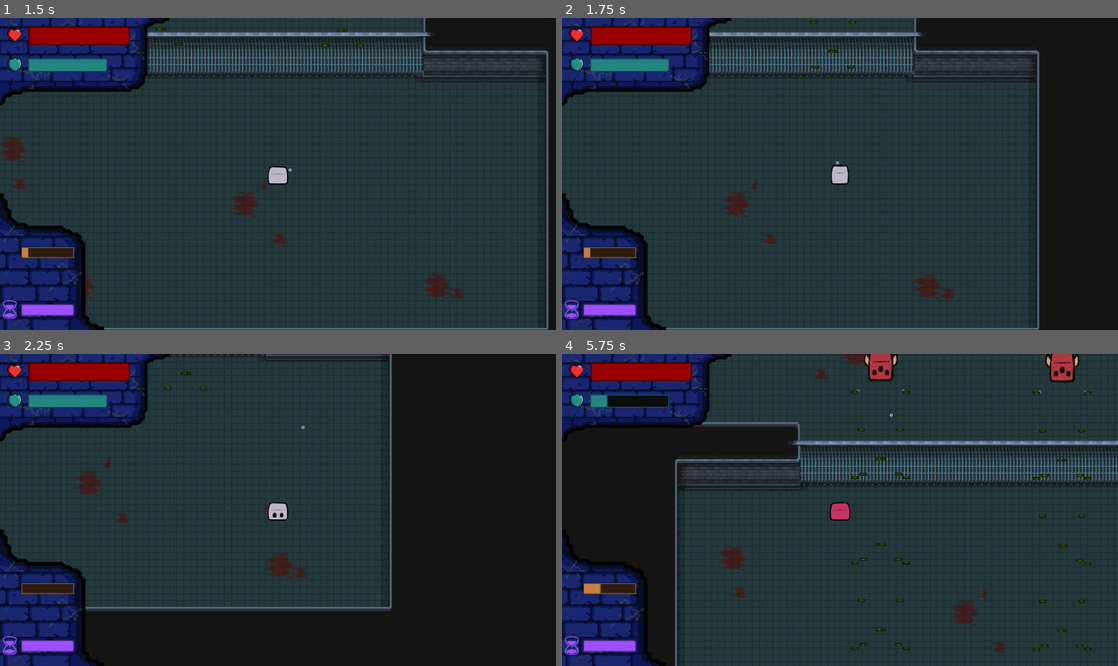
Above: before the commit, frames 1-4 (two rows, left to right).
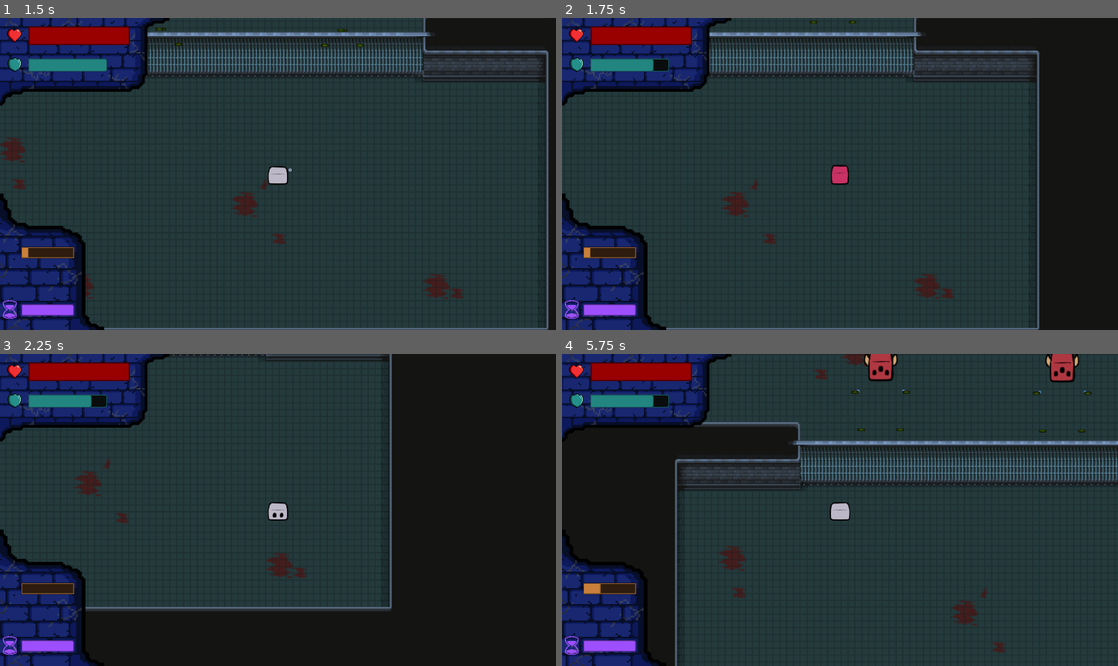
Above: after the commit, the same moments.

Repository: TheMilanMiracle/pyramid-scam-games-game
Game: Godot game, scene res://scenes/UI/main_menu.tscn
Same seed, same stepped clock (60 frames per second), same inputs: the game is played once before the commit and once after it. The engine's default icon, where the game draws it, is replaced by a stand-in: a white triangle on a blue panel in a dark square.
Inputs (mouse positions are in pixels of both pictures, inside the frame that each line leads up to):
- Up to frame 1 (1.5 s): click "Start" at 0.5 s; tap Enter at 1.25 s; move the mouse to (400, 158) at 1.27 s; hold D (right) from 1.28 s (still down); hold F (force) from 1.28 s (still down); click (400, 158) at 1.42 s
- Up to frame 2 (1.75 s): keep holding D (right); keep holding F (force)
- Up to frame 3 (2.25 s): move the mouse to (166, 525) at 2.02 s; release D (right) at 2.03 s; release F (force) at 2.03 s; hold S (down) from 2.03 s (still down); tap E (select) at 2.1 s
- Up to frame 4 (5.75 s): move the mouse to (895, 441) at 2.77 s; release S (down) at 2.78 s; hold D (right) 2.78-3.53 s; hold F (force) 2.78-3.53 s; tap Space at 3.5 s; move the mouse to (812, 572) at 3.52 s; hold W (up) 3.53-4.28 s; tap E (select) at 3.6, 5.1 s; click (812, 572) at 3.67 s; move the mouse to (650, 357) at 4.27 s; hold F (force) 4.28-5.03 s; hold A (left) from 4.28 s (still down); click (650, 357) at 4.42 s; move the mouse to (673, 366) at 5.02 s; click (673, 366) at 5.17 s

Frame 1 is identical in both runs. In frame 2, 0.3% of the frame differs, in the area x 16-53%, y 10-54%; in frame 3, 0.1%; in frame 4, 0.9%, in the area x 8-96%, y 13-96%.

Commit message:
Fix collision enemy-enemyBullets and walls-enemyBullets

Diff:
--- a/juego-single/scenes/entities/bullet.tscn
+++ b/juego-single/scenes/entities/bullet.tscn
@@ -7,7 +7,8 @@
 radius = 7.0
 
 [node name="bullet" type="Area2D"]
-collision_mask = 2
+collision_layer = 17
+collision_mask = 7
 script = ExtResource("1_063qn")
 
 [node name="CollisionShape2D" type="CollisionShape2D" parent="."]
--- a/juego-single/scenes/entities/enemy.tscn
+++ b/juego-single/scenes/entities/enemy.tscn
@@ -59,7 +59,7 @@
 
 [node name="Enemy" type="RigidBody2D"]
 position = Vector2(534, 153)
-collision_layer = 2
+collision_layer = 4
 collision_mask = 15
 gravity_scale = 0.0
 script = ExtResource("1_j2uv2")
--- a/juego-single/scenes/entities/enemy_bullet.tscn
+++ b/juego-single/scenes/entities/enemy_bullet.tscn
@@ -11,6 +11,7 @@
 light_mask = 8
 visibility_layer = 15
 collision_layer = 17
+collision_mask = 7
 script = ExtResource("1_gqclq")
 
 [node name="CollisionShape2D" type="CollisionShape2D" parent="."]
--- a/juego-single/scenes/rooms/basic_level.tscn
+++ b/juego-single/scenes/rooms/basic_level.tscn
@@ -1,9 +1,10 @@
-[gd_scene load_steps=11 format=4 uid="uid://cgwaw01x5qcir"]
+[gd_scene load_steps=14 format=4 uid="uid://cgwaw01x5qcir"]
 
 [ext_resource type="Texture2D" uid="uid://g4gccmvgw4a8" path="res://assets/Pixel Crawler - FREE - 1.8/Pixel Crawler - FREE - 1.8/Environment/Dungeon Prison/Assets/Tiles.png" id="1_8jkdo"]
 [ext_resource type="Script" path="res://scenes/rooms/basic_level.gd" id="1_ma6bm"]
 [ext_resource type="Texture2D" uid="uid://dstaw6c2vfp4s" path="res://assets/Pixel Crawler - FREE - 1.8/Pixel Crawler - FREE - 1.8/Environment/Dungeon Prison/Assets/Props.png" id="2_md2kn"]
 [ext_resource type="PackedScene" uid="uid://8bkc5iqcovta" path="res://scenes/entities/enemy.tscn" id="3_b78qf"]
+[ext_resource type="Script" path="res://scripts/entities/bullets_killzone.gd" id="4_gbh2k"]
 [ext_resource type="Script" path="res://scripts/entities/victory_goal.gd" id="5_0x4ko"]
 
 [sub_resource type="TileSetAtlasSource" id="TileSetAtlasSource_a8hee"]
@@ -906,6 +907,12 @@
 sources/1 = SubResource("TileSetAtlasSource_d6hey")
 sources/2 = SubResource("TileSetAtlasSource_pb0ui")
 
+[sub_resource type="RectangleShape2D" id="RectangleShape2D_hrqh3"]
+size = Vector2(695.667, 23)
+
+[sub_resource type="RectangleShape2D" id="RectangleShape2D_2q2dy"]
+size = Vector2(399.833, 22.3333)
+
 [sub_resource type="RectangleShape2D" id="RectangleShape2D_0vf26"]
 size = Vector2(83, 143)
 
@@ -917,6 +924,17 @@
 scale = Vector2(3, 3)
 tile_map_data = PackedByteArray("AAD6//n/AgAVAAEAAAD6//r/AgAVAAEAAAD6//v/AgAVAAEAAAD6//z/AgAVAAEAAAD6//3/AgAVAAEAAAD6// …(90192 unchanged characters)…
 tile_set = SubResource("TileSet_xsfen")
+
+[node name="Area2D" type="Area2D" parent="TileMapLayer"]
+script = ExtResource("4_gbh2k")
+
+[node name="CollisionPolygon2D" type="CollisionPolygon2D" parent="TileMapLayer/Area2D"]
+position = Vector2(-10.6667, -26)
+polygon = PackedVector2Array(10.3333, 12, 10.3333, 234.333, 154.667, 234.333, 154.667, 298.333, 10.6667, 298.333, 11, 602, 698.667, 602, 698.667, 298.333, 555.667, 298.333, 555.667, 234.333, 698.667, 234.333, 698.667, 10.3333, 721.333, 10.3333, 721.333, 639, -18.6667, 639.333, -18.3333, 11.6667)
+
+[node name="CollisionShape2D" type="CollisionShape2D" parent="TileMapLayer/Area2D"]
+position = Vector2(343.833, -25.5)
+shape = SubResource("RectangleShape2D_hrqh3")
 
 [node name="TileMapLayer2" type="TileMapLayer" parent="."]
 z_index = 1
@@ -934,6 +952,13 @@
 tile_map_data = PackedByteArray("AAAJAA4AAgAJAAcAAAAJAA8AAgAJAAgAAAAJABAAAgAJAAkAAAAJABEAAgAJAAoAAAAKAA4AAgAJAAcAAAAKAA …(1616 unchanged characters)…
 tile_set = SubResource("TileSet_xsfen")
 
+[node name="Area2D" type="Area2D" parent="TileMapLayer4"]
+script = ExtResource("4_gbh2k")
+
+[node name="CollisionShape2D" type="CollisionShape2D" parent="TileMapLayer4/Area2D"]
+position = Vector2(344.417, 260.5)
+shape = SubResource("RectangleShape2D_2q2dy")
+
 [node name="Enemy" parent="." instance=ExtResource("3_b78qf")]
 position = Vector2(713, 422)
 
Not shown: 1 places in juego-single/scenes/entities/bullet.tscn that only renumber resources
